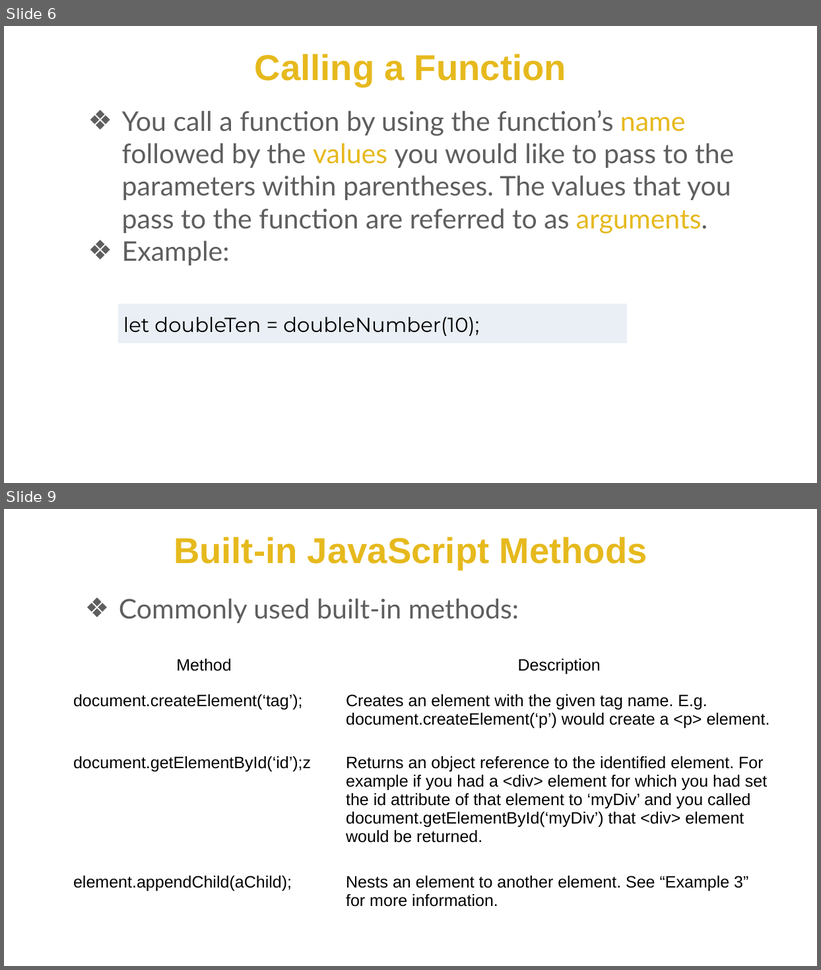
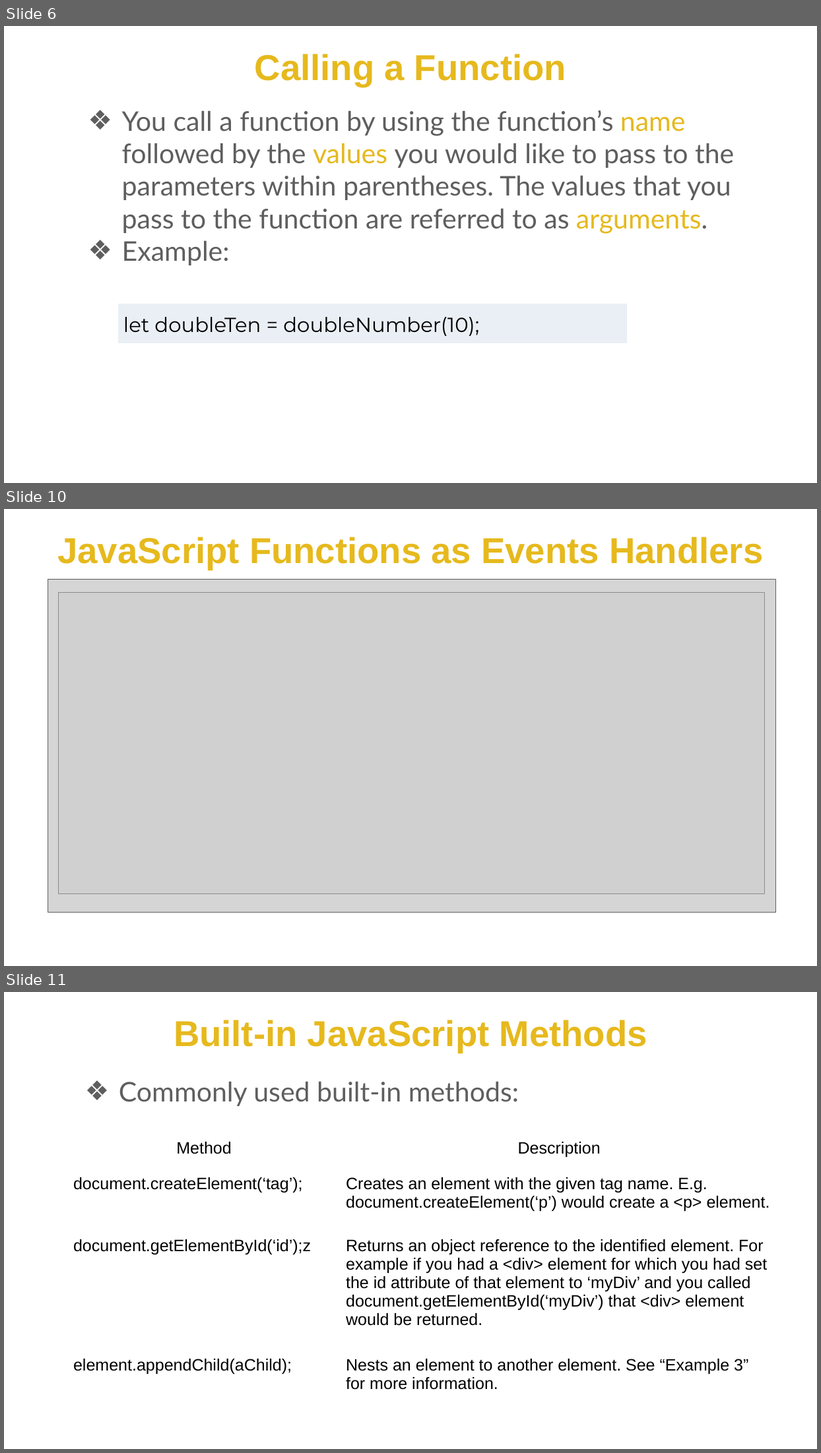
Before and after one commit to JS-RUH-1/-W01D05-JS-Lessons, a slide deck: JavaScript_3(Scripting&EventHandiling).pptx. Shown one above the other, each under a label of ours: slides 6 and 9 before the commit, slides 6, 10 and 11 after it; the slides between them are not shown. The pictures are 821x970 and 821x1453 pixels, drawn with LibreOffice and Linux fonts; fonts in the diff are those of the drawing; grey boxes stand for pictures; background and template pictures are left out. Boxes give left, top, right and bottom in pixels: in the first picture for what was removed or moved away, otherwise in the second. Text is boxed around its words. In the diff, an @@ line names an element or a change of style, - is before the commit and + after.

```diff
--- a/JavaScript_3(Scripting&EventHandiling).pptx
+++ b/JavaScript_3(Scripting&EventHandiling).pptx
@@ slide 10 added at box(4, 509, 817, 966), background #FFFFFF @@
@@ text added at box(57, 537, 763, 570), 85 pt, text #E6B91D, bold @@
+JavaScript Functions as Events Handlers
@@ rectangle added at box(48, 579, 776, 912), fill #D5D5D5, outline #5E5E5E 0.75 pt @@
@@ picture added at box(58, 593, 765, 894) @@
@@ what was slide 9 is now slide 11 @@
```
Also in this commit, not shown: 3 slides changed, 1 other slide added, 1 other file.
